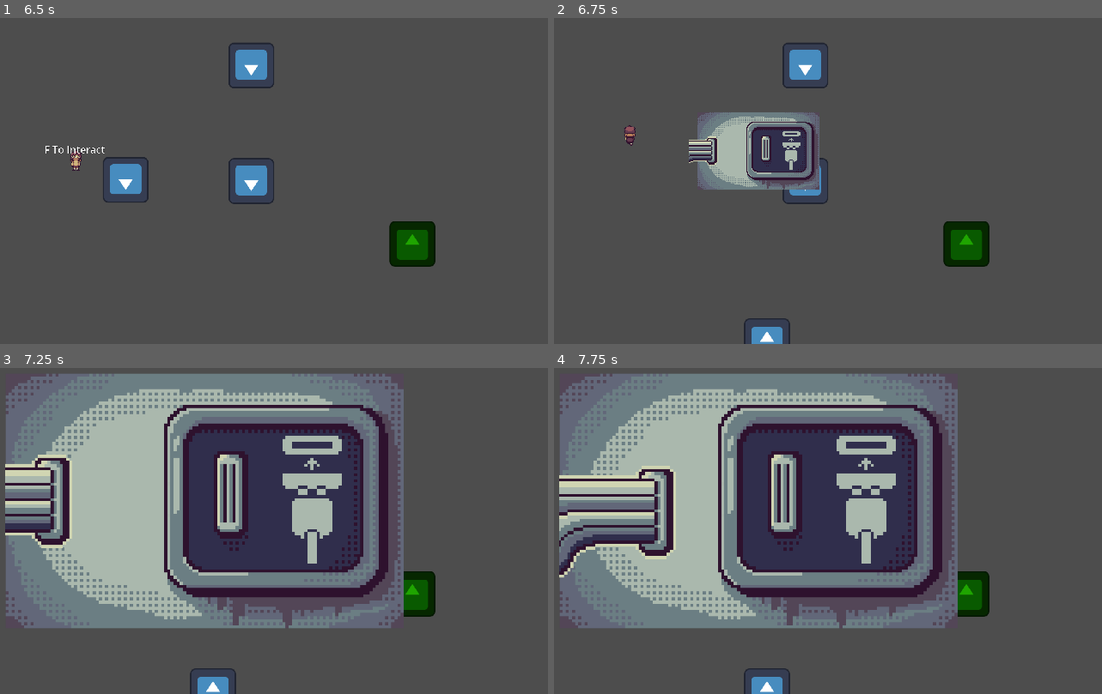
Above: before the commit, frames 1-4 (two rows, left to right).
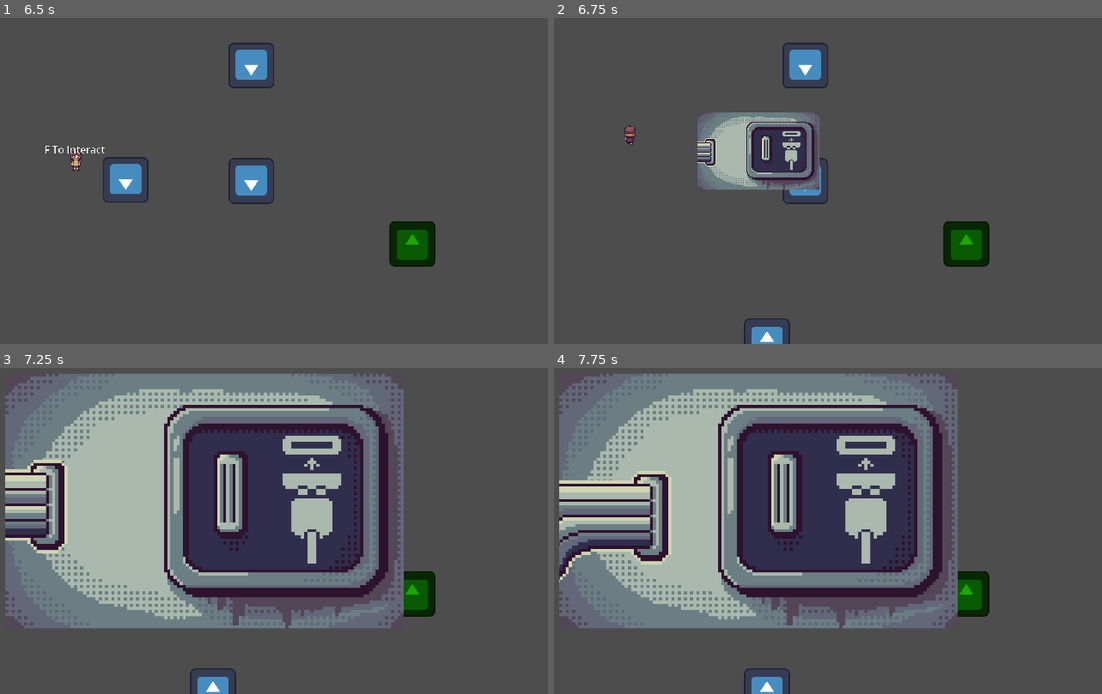
Above: after the commit, the same moments.

Repository: Mr-Wilhelm/MonkeyJam2025-I-Want-To-Live
Game: Godot game, scene res://Scenes/MainScene.tscn
Two runs of this game, one before a commit and one after it. Both use one fixed random seed, a clock stepped at 60 frames per second and the inputs below. The engine's default icon, where the game draws it, is replaced by a stand-in: a white triangle on a blue panel in a dark square.
Inputs (mouse positions are in pixels of both pictures, inside the frame that each line leads up to):
- Up to frame 1 (6.5 s): move the mouse to (356, 132) at 0.52 s; hold D (MoveRight) 0.53-1.25 s; hold F (Interact) 0.53-1.25 s; click (356, 132) at 0.67 s; drag from (65, 171) to (87, 76) at 1.27 s; move the mouse to (274, 66) at 2.02 s; hold D (MoveRight) 2.03-2.75 s; hold F (Interact) 2.03-2.75 s; click (274, 66) at 2.17 s; drag from (169, 226) to (252, 63) at 2.77 s; tap Enter at 3.5 s; move the mouse to (411, 210) at 3.52 s; hold A (MoveLeft) 3.53-4.25 s; hold F (Interact) 3.53-4.25 s; click (411, 210) at 3.67 s; drag from (outside the picture) to (252, 63) at 4.27 s; tap Space at 5 s; move the mouse to (241, 151) at 5.02 s; hold S (MoveDown) 5.03-5.75 s; hold F (Interact) 5.03-5.75 s; click (241, 151) at 5.17 s; drag from (98, 53) to (411, 246) at 5.77 s
- Up to frame 2 (6.75 s): tap Enter at 6.5 s; move the mouse to (910, 132) at 6.52 s; hold W (MoveUp) from 6.53 s (still down); hold F (Interact) from 6.53 s (still down); click (910, 132) at 6.67 s
- Up to frame 3 (7.25 s): keep holding W (MoveUp); keep holding F (Interact)
- Up to frame 4 (7.75 s): release W (MoveUp) at 7.25 s; release F (Interact) at 7.25 s; drag from (outside the picture) to (723, 576) at 7.27 s

Frame 1 is identical in both runs. In frame 2, 0.5% of the frame differs, in the area x 24-48%, y 28-53%; in frame 3, 2.9%; in frame 4, 4.3%, in the area x 0-70%, y 1-79%.

Commit message:
Fixed RibbonCable Scene with new art assets

Diff:
--- a/Scenes/Interaction Scenes/RibbonCableScene.tscn
+++ b/Scenes/Interaction Scenes/RibbonCableScene.tscn
@@ -10,16 +10,15 @@
 script = ExtResource("1_s37l5")
 
 [node name="Background" type="Sprite2D" parent="."]
-position = Vector2(117.12, 0)
 scale = Vector2(13.17, 13.17)
 texture = ExtResource("2_4s7ha")
 centered = false
 
 [node name="RibbonCable" parent="." instance=ExtResource("3_qyaok")]
-position = Vector2(318, 539)
+position = Vector2(182, 561)
 
 [node name="AudioStreamPlayer2D" type="AudioStreamPlayer2D" parent="."]
 stream = ExtResource("5_pqbjk")
 
 [node name="TargetConnectionPoint" type="Node2D" parent="."]
-position = Vector2(1068, 506)
+position = Vector2(951, 506)
--- a/Scenes/MainScene.tscn
+++ b/Scenes/MainScene.tscn
@@ -13,7 +13,7 @@
 tracks/0/type = "value"
 tracks/0/imported = false
 tracks/0/enabled = true
-tracks/0/path = NodePath("Control2/Control:scale")
+tracks/0/path = NodePath("Control:scale")
 tracks/0/interp = 2
 tracks/0/loop_wrap = true
 tracks/0/keys = {
@@ -29,7 +29,7 @@
 tracks/0/type = "value"
 tracks/0/imported = false
 tracks/0/enabled = true
-tracks/0/path = NodePath("Control2/Control:scale")
+tracks/0/path = NodePath("Control:scale")
 tracks/0/interp = 2
 tracks/0/loop_wrap = true
 tracks/0/keys = {
@@ -44,7 +44,7 @@
 tracks/0/type = "value"
 tracks/0/imported = false
 tracks/0/enabled = true
-tracks/0/path = NodePath("Control2/Control:scale")
+tracks/0/path = NodePath("Control:scale")
 tracks/0/interp = 1
 tracks/0/loop_wrap = true
 tracks/0/keys = {
@@ -72,30 +72,18 @@
 "": SubResource("AnimationLibrary_l73nb")
 }
 
-[node name="Control2" type="Control" parent="InteractionScene"]
+[node name="Control" type="Control" parent="InteractionScene"]
 clip_contents = true
 layout_mode = 3
-anchors_preset = 0
-offset_left = 403.699
-offset_top = 183.6
-offset_right = 1516.3
-offset_bottom = 896.4
-mouse_filter = 1
-
-[node name="Control" type="Control" parent="InteractionScene/Control2"]
-clip_contents = true
-layout_mode = 1
 anchors_preset = 15
 anchor_right = 1.0
 anchor_bottom = 1.0
-offset_left = -403.78
-offset_top = -184.06
-offset_right = 403.618
-offset_bottom = 183.14
+offset_left = 117.12
+offset_right = -117.12
 grow_horizontal = 2
 grow_vertical = 2
 scale = Vector2(0.66, 0.66)
-pivot_offset = Vector2(960, 540)
+pivot_offset = Vector2(842.88, 540)
 size_flags_horizontal = 4
 size_flags_vertical = 4
 mouse_filter = 1
--- a/Scripts/DraggableArea.gd
+++ b/Scripts/DraggableArea.gd
@@ -27,7 +27,9 @@
 		#var scaled_viewport_size = get_viewport_rect().size
 		var lower_bounds = get_viewport_rect().get_center() - scaled_viewport_size/2
 		var upper_bounds = get_viewport_rect().get_center() +scaled_viewport_size/2
-		var deadzone_offset = 50 * get_parent().get_parent().get_parent().scale.x
+		#var deadzone_offset = 50 * get_parent().get_parent().get_parent().scale.x
+		var deadzone_offset = 130
+
 
 		get_parent().global_position = get_global_mouse_position() + drag_offset
 		if (get_parent().global_position.x) < lower_bounds.x + deadzone_offset:
--- a/Scripts/InteractionSceneLoader.gd
+++ b/Scripts/InteractionSceneLoader.gd
@@ -7,14 +7,14 @@
 func load_scene(chosen_interaction : interaction):
 	match chosen_interaction:
 		interaction.RibbonCable:
-			get_node("Control2/Control").add_child(load("res://Scenes/Interaction Scenes/RibbonCableScene.tscn").instantiate()) # replace with each scene
+			get_node("Control").add_child(load("res://Scenes/Interaction Scenes/RibbonCableScene.tscn").instantiate()) # replace with each scene
 			get_parent().get_node("Environ-Gate").texture = load("res://Art/Placeholder/icon.svg")
 		interaction.ScrapSearch:
-			get_node("Control2/Control").add_child(load("res://Scenes/Interaction Scenes/ScrapSearchScene.tscn").instantiate())
+			get_node("Control").add_child(load("res://Scenes/Interaction Scenes/ScrapSearchScene.tscn").instantiate())
 		interaction.Welding:
 			pass
 		interaction.DirtCleaning:
-			get_node("Control2/Control").add_child(load("res://Scenes/Interaction Scenes/CleaningScene.tscn").instantiate())
+			get_node("Control").add_child(load("res://Scenes/Interaction Scenes/CleaningScene.tscn").instantiate())
 		interaction.GearInsert:
 			pass
 		interaction.VendingShake:
@@ -36,4 +36,4 @@
 	if anim_name == "FadeIn":
 		get_tree().paused = true
 	elif anim_name == "FadeOut":
-		get_node("Control2/Control").get_child(0).queue_free()
+		get_node("Control").get_child(0).queue_free()
--- a/Scripts/ribbon_cable_scene_script.gd
+++ b/Scripts/ribbon_cable_scene_script.gd
@@ -27,4 +27,4 @@
 
 	else:
 		$RibbonCable.global_position = $TargetConnectionPoint.global_position
-		get_parent().get_parent().get_parent().unload_scene()
+		get_parent().get_parent().unload_scene()
